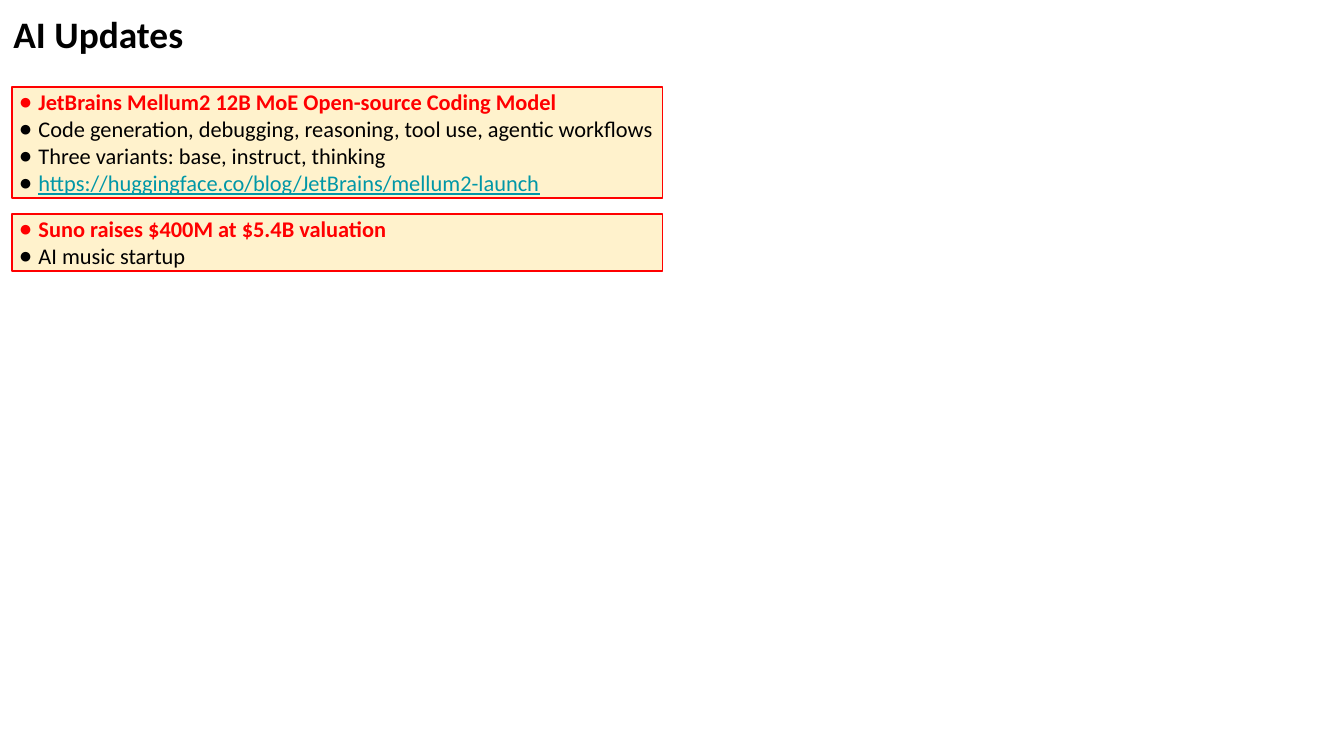
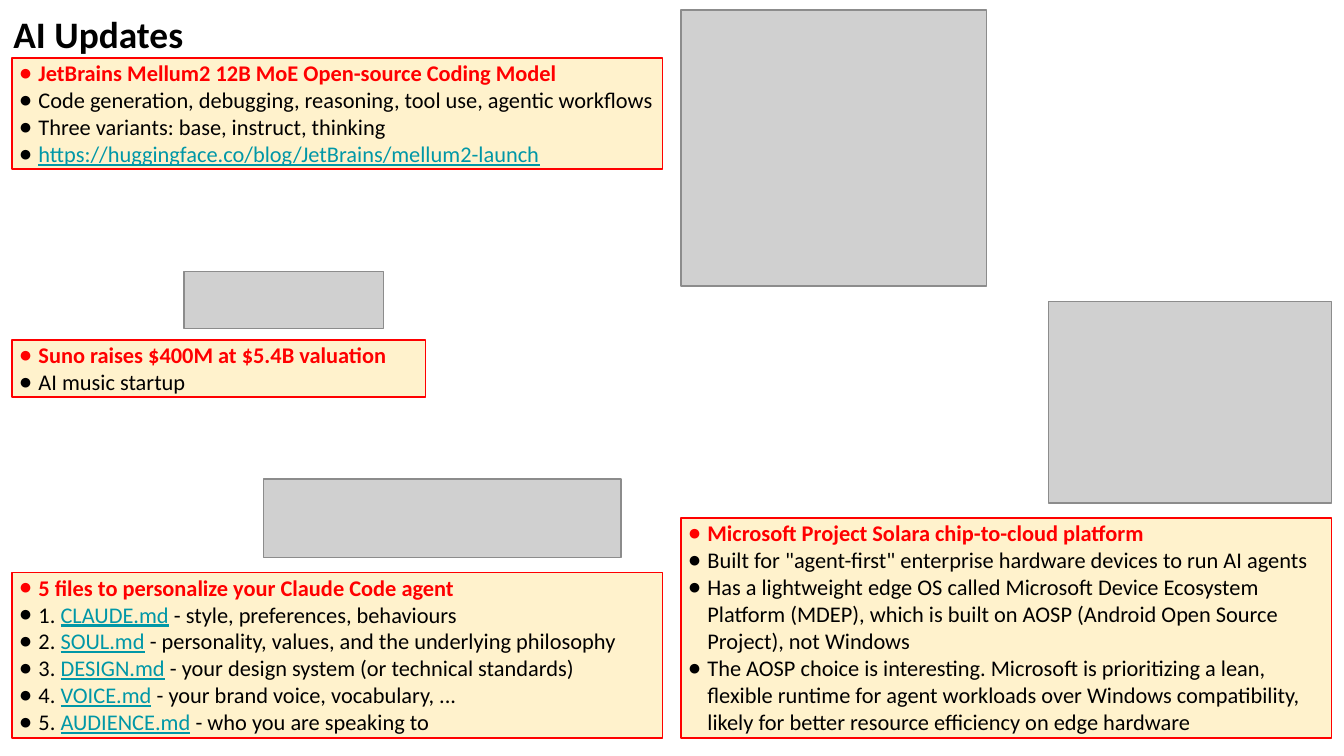
Before and after one commit to lselector/seminar, a slide deck: slide 12 of 2026/2026-06-05-AI-Updates.pptx. Drawn at 1344x756 pixels with LibreOffice and Linux fonts; fonts in the diff are those of the drawing; grey boxes stand for pictures. Boxes give left, top, right and bottom in pixels: in the first picture for what was removed or moved away, otherwise in the second. Text is boxed around its words. In the diff, an @@ line names an element or a change of style, - is before the commit and + after.

Commit message:
update

```diff
--- a/2026/2026-06-05-AI-Updates.pptx
+++ b/2026/2026-06-05-AI-Updates.pptx
@@ picture added at (x1=681, y1=9, x2=986, y2=285) @@
@@ rectangle "JetBrains Mellum2 12B MoE Open-source ..." moved from (x1=12, y1=87, x2=663, y2=199) to (x1=12, y1=58, x2=663, y2=169) @@
@@ picture added at (x1=184, y1=271, x2=383, y2=328) @@
@@ picture added at (x1=1048, y1=301, x2=1332, y2=503) @@
@@ rectangle "Suno raises $400M at $5.4B ..." resized from (x1=12, y1=214, x2=663, y2=270) to (x1=12, y1=340, x2=426, y2=396) @@
@@ picture added at (x1=263, y1=480, x2=621, y2=558) @@
@@ rectangle added at (x1=681, y1=519, x2=1332, y2=739), fill #FFF2CC, outline #FF0000 0.75 pt, 12 pt, text #000000 @@
+● Microsoft Project Solara chip-to-cloud platform
+● Built for "agent-first" enterprise hardware devices to run AI agents
+● Has a lightweight edge OS called Microsoft Device Ecosystem Platform (MDEP), which is built on AOSP (Android Open Source Project), not Windows
+● The AOSP choice is interesting. Microsoft is prioritizing a lean, flexible runtime for agent workloads over Windows compatibility, likely for better resource efficiency on edge hardware
@@ rectangle added at (x1=12, y1=573, x2=663, y2=738), fill #FFF2CC, outline #FF0000 0.75 pt, 12 pt, text #000000 @@
+● 5 files to personalize your Claude Code agent
+● 1. CLAUDE.md - style, preferences, behaviours
+● 2. SOUL.md - personality, values, and the underlying philosophy
+● 3. DESIGN.md - your design system (or technical standards)
+● 4. VOICE.md - your brand voice, vocabulary, ...
+● 5. AUDIENCE.md - who you are speaking to
```
Also in this commit, not shown: 8 other slides changed.
